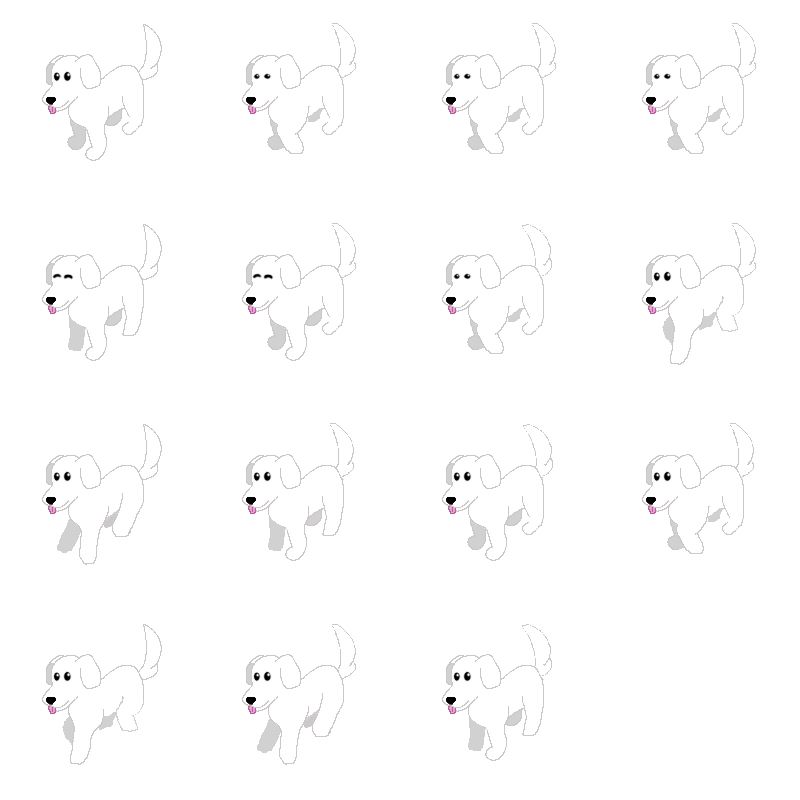
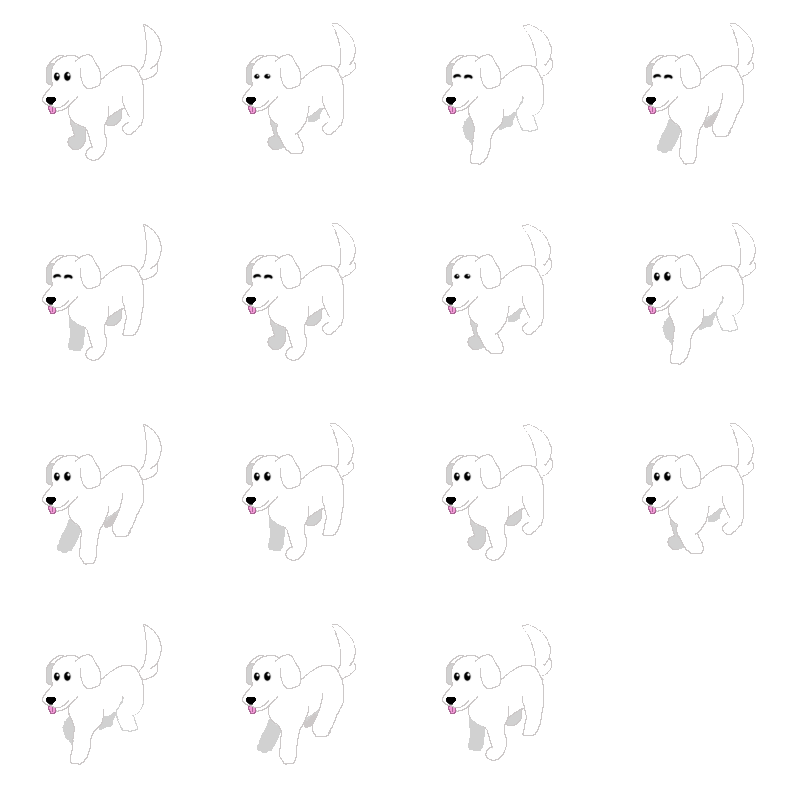
Layered file, before and after one edit (800x800). Changes by layer:
renamed "1" to "Layer 6", painted on it over box(452, 23, 756, 165)
